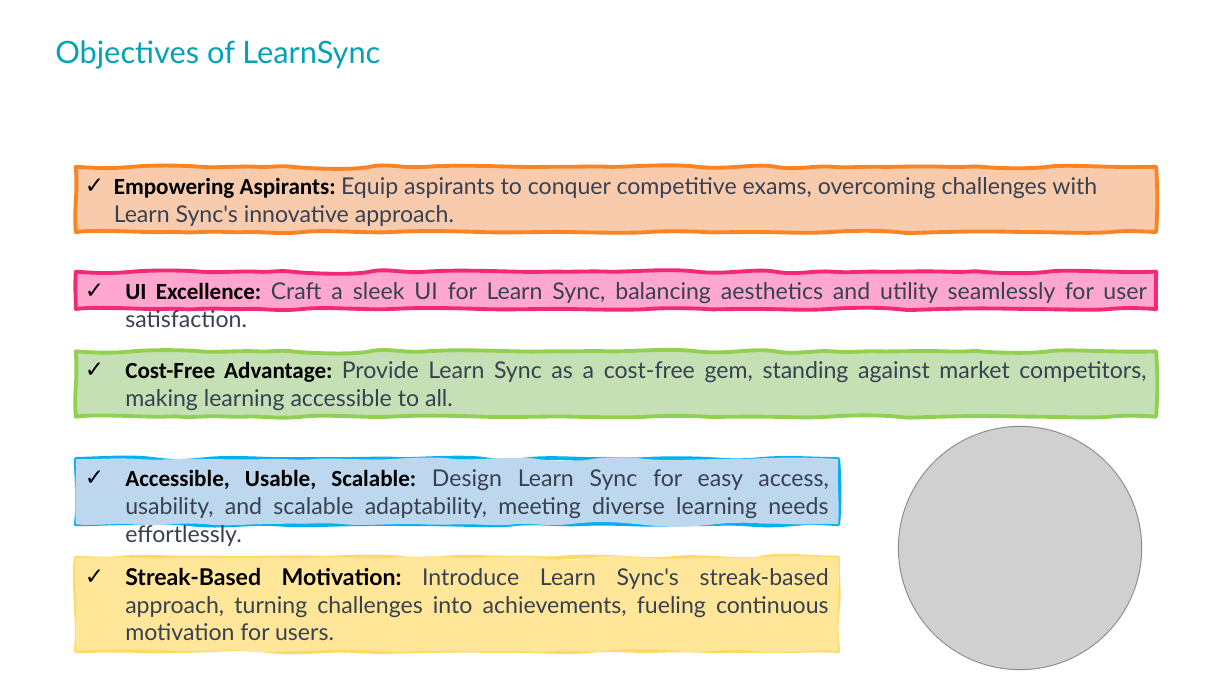
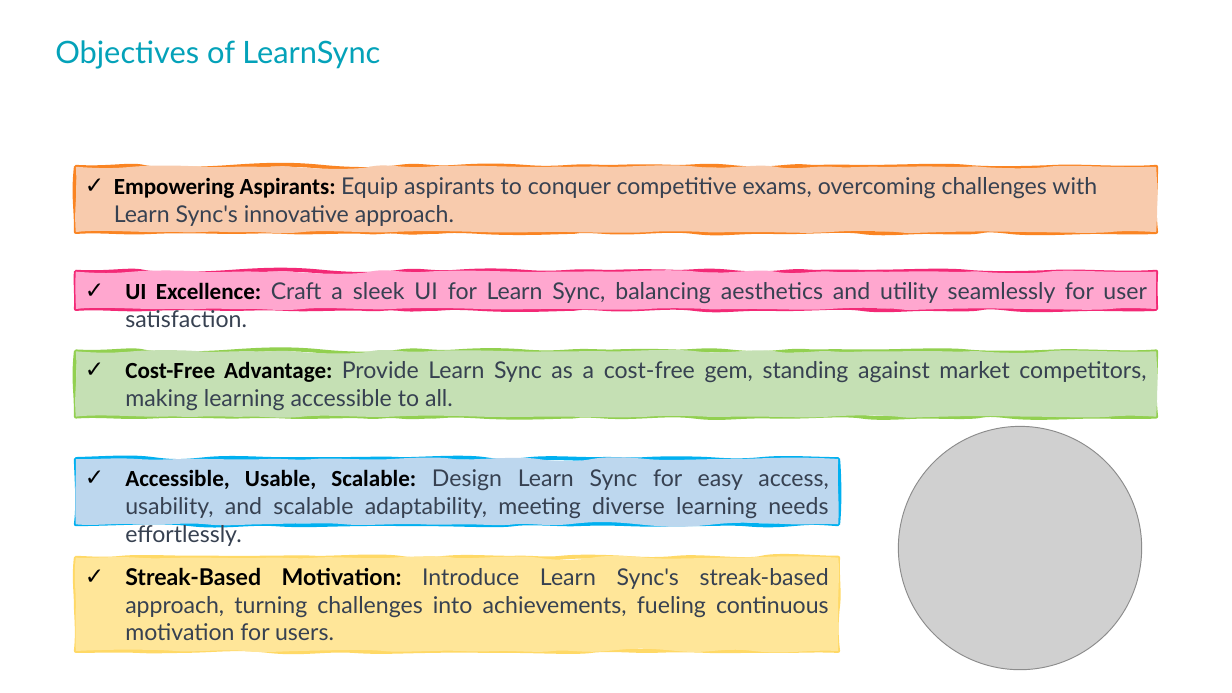
Before and after one commit to Ompitroda55/LearnSync, a slide deck: slide 6 of Poject Doc's/PPT format.pptx. Drawn at 1232x693 pixels with LibreOffice and Linux fonts; fonts in the diff are those of the drawing; grey boxes stand for pictures; background and template pictures are left out. Boxes give left, top, right and bottom in pixels: in the first picture for what was removed or moved away, otherwise in the second. Text is boxed around its words. In the diff, an @@ line names an element or a change of style, - is before the commit and + after.

```diff
--- a/Poject Doc's/PPT format.pptx
+++ b/Poject Doc's/PPT format.pptx
@@ outline redrawn in 3 elements at [76, 351, 1156, 417], [76, 272, 1156, 309], [76, 166, 1156, 232] @@
```
Also in this commit, not shown: 5 other slides changed, 8 slides added, 8 other files.
